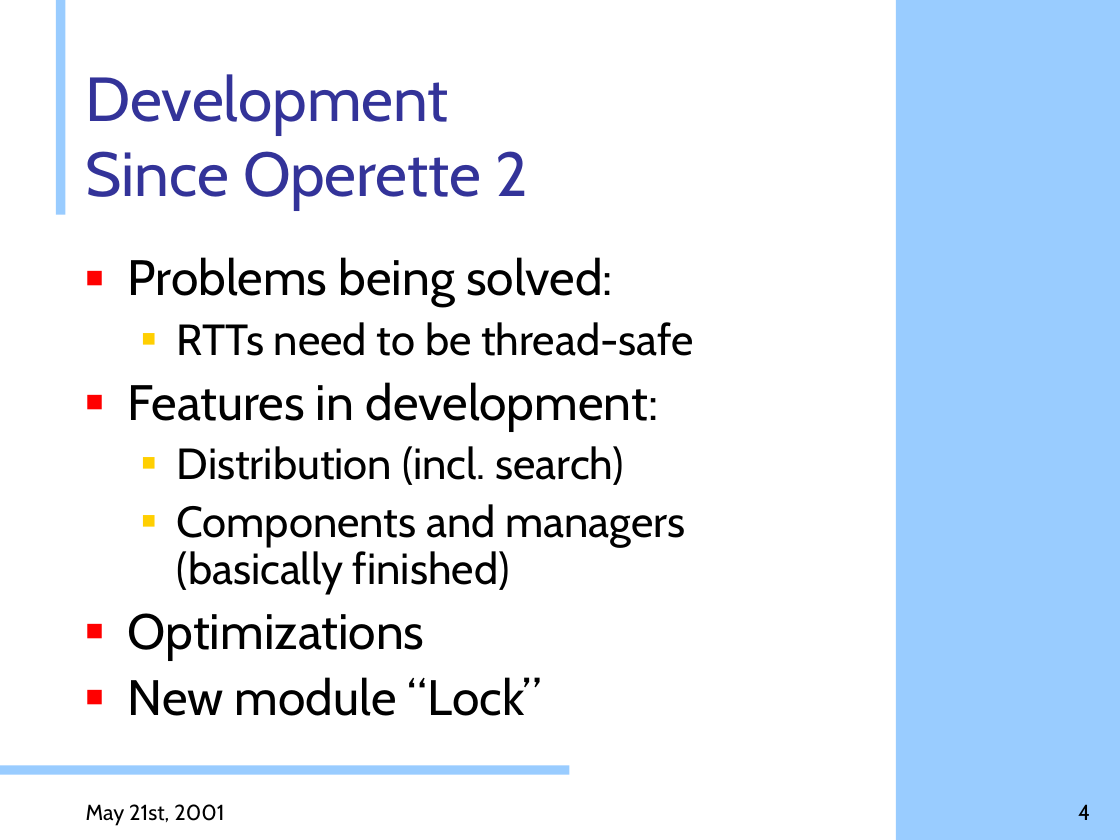
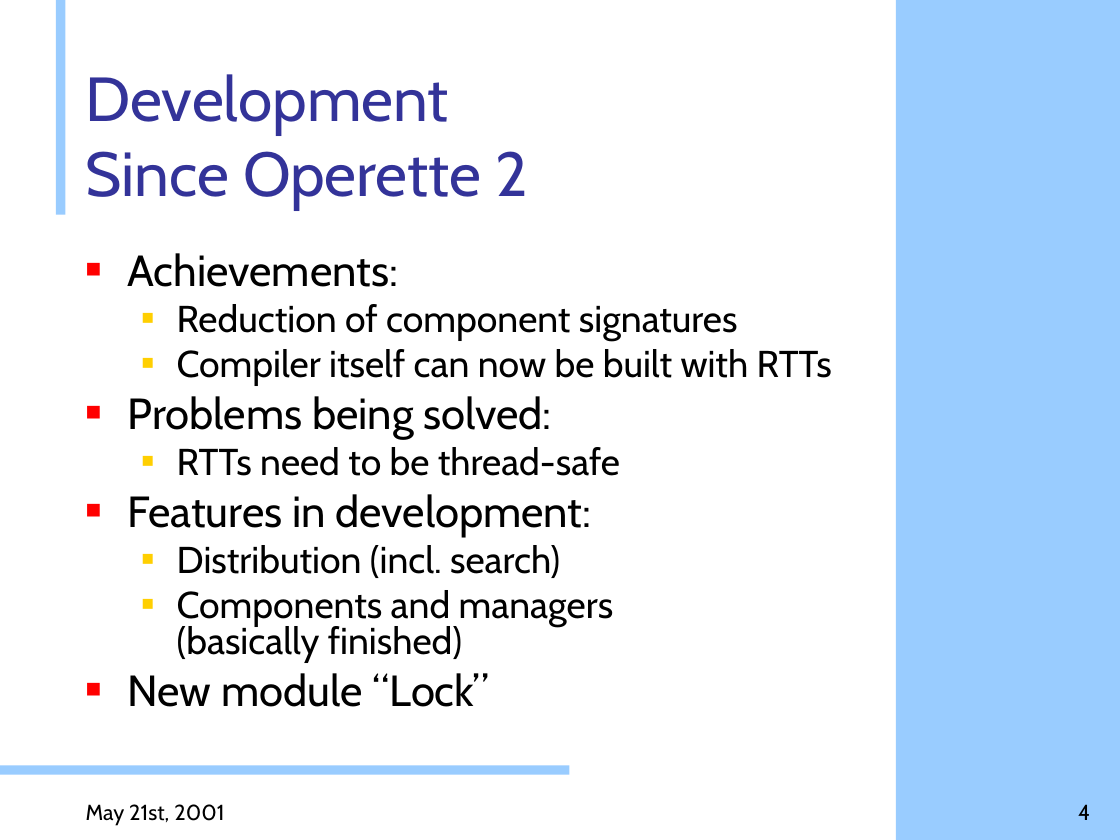
Before and after one commit to doublec/aliceml-abandoned, a slide deck: slide 4 of doc/presentations/progress20010521.ppt. Drawn at 1120x840 pixels with LibreOffice and Linux fonts; fonts in the diff are those of the drawing; background and template pictures are left out. Boxes give left, top, right and bottom in pixels: in the first picture for what was removed or moved away, otherwise in the second. Text is boxed around its words. In the diff, an @@ line names an element or a change of style, - is before the commit and + after.

```diff
--- a/doc/presentations/progress20010521.ppt
+++ b/doc/presentations/progress20010521.ppt
@@ text at bbox=[128, 253, 832, 386]: paragraphs added @@
+■ Achievements:
+  ■ Reduction of component signatures
+  ■ Compiler itself can now be built with RTTs
@@ text at bbox=[128, 396, 620, 707]: size 32 to 28 pt in "Problems being solved:", "Features in development:", "New module “Lock”"; size 28 to 24 pt in "RTTs need to be thread-safe", "Distribution (incl. search)", "Components and managers (basically finished)"; line spacing 0.9 to 0.8; less space between paragraphs @@
@@ text at bbox=[128, 613, 425, 659]: paragraph removed @@
-■ Optimizations
```
